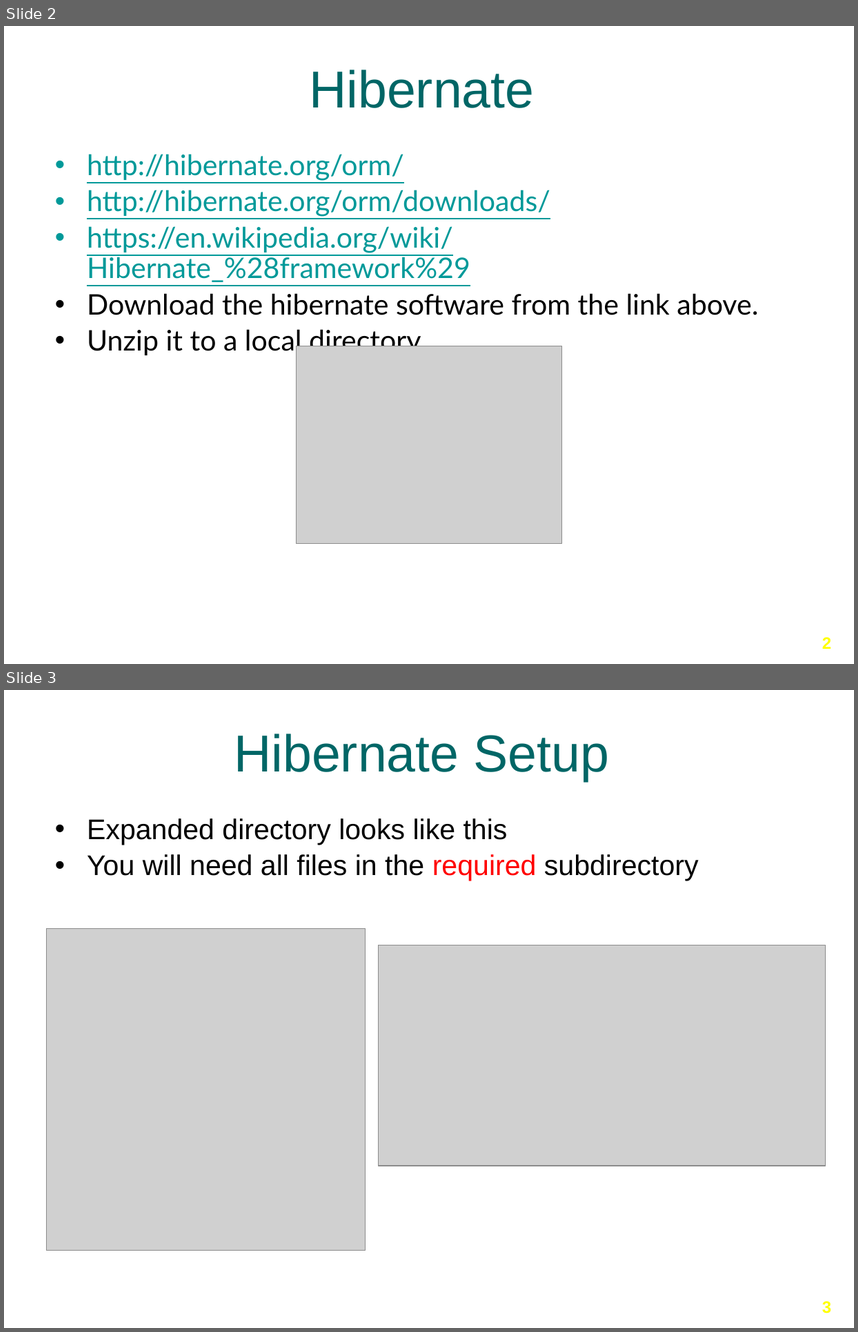
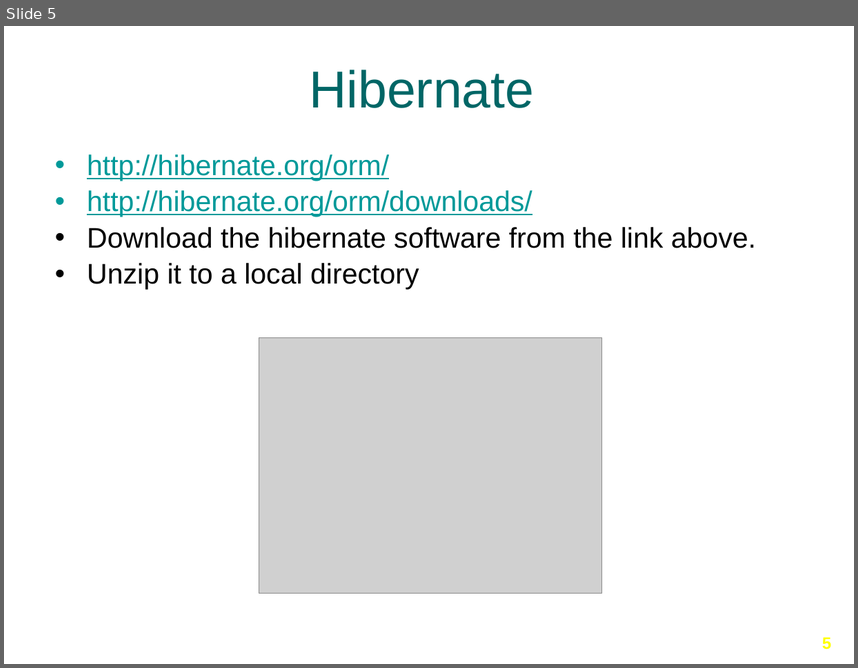
Before and after one commit to Ansilacerda/CIT360-Portfolio, a slide deck: Presentations/Hibernate/Hibernate-Part-1.pptx. Shown one above the other, each under a label of ours: slides 2 and 3 before the commit, slide 5 after it. The pictures are 858x1332 and 858x668 pixels, drawn with LibreOffice and Linux fonts; fonts in the diff are those of the drawing; grey boxes stand for pictures; background and template pictures are left out. Boxes give left, top, right and bottom in pixels: in the first picture for what was removed or moved away, otherwise in the second. Text is boxed around its words. In the diff, an @@ line names an element or a change of style, - is before the commit and + after.

Commit message:
Hibernate presentation

```diff
--- a/Presentations/Hibernate/Hibernate-Part-1.pptx
+++ b/Presentations/Hibernate/Hibernate-Part-1.pptx
@@ slide 3 removed at <box>4,690,854,1328</box>, background picture (left out) @@
@@ title removed at <box>234,733,609,781</box> @@
-Hibernate Setup
@@ text removed at <box>87,818,699,881</box> @@
-• Expanded directory looks like this
-• You will need all files in the required subdirectory
@@ picture removed at <box>47,928,366,1250</box> @@
@@ picture removed at <box>379,945,826,1165</box> @@
@@ page number removed at <box>822,1301,831,1313</box> @@
-3
@@ what was slide 2 is now slide 5 @@
@@ slide 5 changed as well @@
@@ text "http://hibernate.org/orm/" at <box>87,154,756,290</box>: font Lato to Arial @@
@@ text at <box>87,226,470,282</box>: paragraph removed @@
-• https://en.wikipedia.org/wiki/Hibernate_%28framework%29
@@ picture: place and size @@
-picture at <box>297,345,562,543</box>
+picture at <box>259,338,602,593</box>
@@ page number at <box>822,637,831,649</box>: text changed @@
-2
+5
```
Also in this commit, not shown: 2 other slides changed, 3 slides added, 17 other slides removed, 1 other file.
